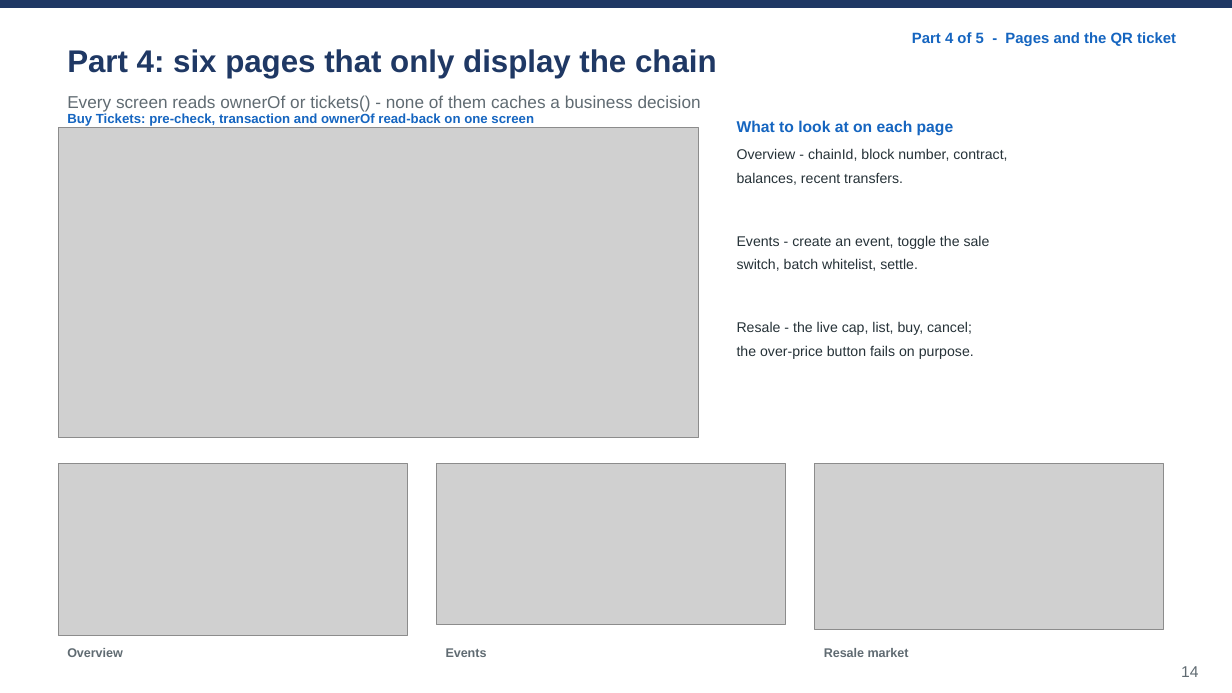
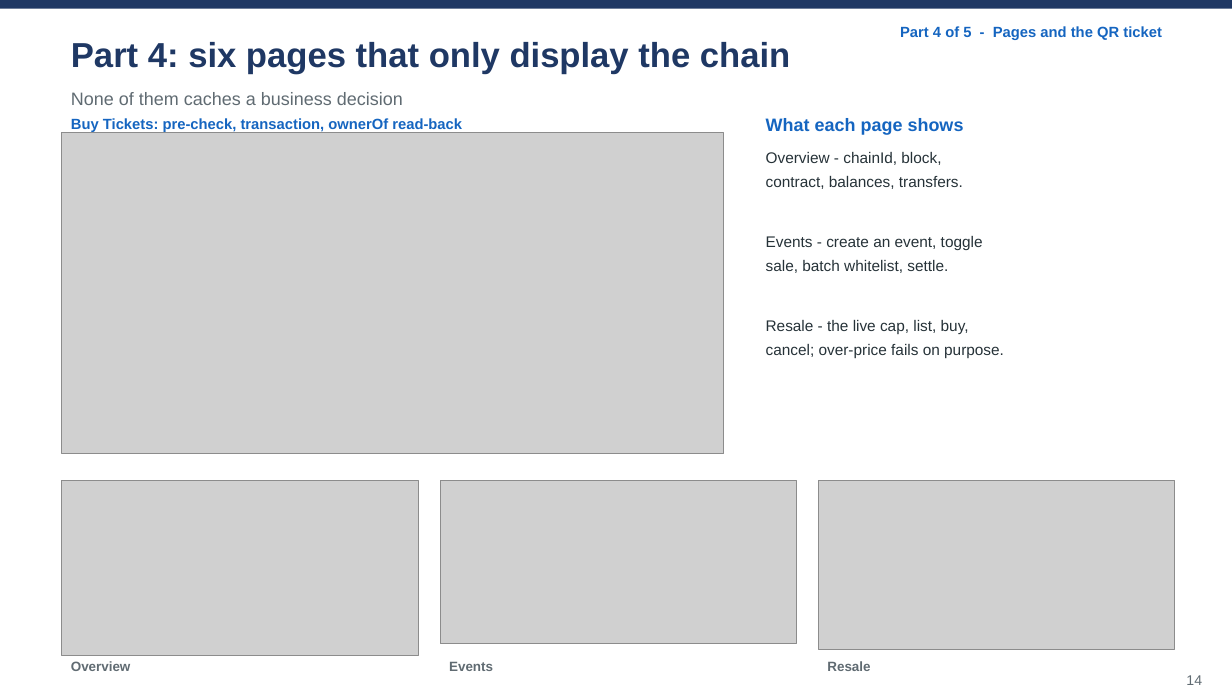
Before and after one commit to wangzai-dao/FTEC5520_AntiScalping, a slide deck: slide 14 of presentation/final_presentation.pptx. Drawn at 1232x693 pixels with LibreOffice and Linux fonts; fonts in the diff are those of the drawing; grey boxes stand for pictures. Boxes give left, top, right and bottom in pixels: in the first picture for what was removed or moved away, otherwise in the second. Text is boxed around its words. In the diff, an @@ line names an element or a change of style, - is before the commit and + after.

```diff
--- a/presentation/final_presentation.pptx
+++ b/presentation/final_presentation.pptx
@@ text "Part 4: six pages that ..." at [71,42,790,74]: size 24.4 to 27 pt; line spacing 1.25 to 1.15 @@
@@ text "Part 4 of 5 - ...": place and size @@
-text "Part 4 of 5 - ..." at [912,32,1176,46]
+text "Part 4 of 5 - ..." at [900,26,1162,40]
@@ text "Part 4 of 5 - ..." at [900,26,1162,40]: size 11.6 to 11.5 pt; line spacing 1.25 to 1.15 @@
@@ text at [71,118,462,132]: text changed; size 10.4 to 11.5 pt @@
-Buy Tickets: pre-check, transaction and ownerOf read-back on one screen
+Buy Tickets: pre-check, transaction, ownerOf read-back
@@ text at [71,92,403,105]: text changed; size 13.4 to 14 pt @@
-Every screen reads ownerOf or tickets() - none of them caches a business decision
+None of them caches a business decision
@@ text at [766,118,964,135]: text changed; size 12.2 to 14 pt @@
-What to look at on each page
+What each page shows
@@ picture: place and size @@
-picture at [58,128,699,438]
+picture at [62,133,725,454]
@@ text at [766,152,1004,358]: text changed; size 11 to 12 pt @@
-Overview - chainId, block number, contract,
-balances, recent transfers.
-Events - create an event, toggle the sale
-switch, batch whitelist, settle.
-Resale - the live cap, list, buy, cancel;
-the over-price button fails on purpose.
+Overview - chainId, block,
+contract, balances, transfers.
+Events - create an event, toggle
+sale, batch whitelist, settle.
+Resale - the live cap, list, buy,
+cancel; over-price fails on purpose.
@@ picture: place and size @@
-picture at [58,464,408,636]
+picture at [62,481,419,656]
@@ picture: place and size @@
-picture at [436,464,786,625]
+picture at [440,481,797,644]
@@ picture: place and size @@
-picture at [815,464,1165,629]
+picture at [819,481,1176,650]
@@ text "Overview": place and size @@
-text "Overview" at [67,648,123,657]
+text "Overview" at [71,661,131,671]
@@ text "Overview" at [71,661,131,671]: size 9.8 to 10.5 pt; line spacing 1.25 to 1.15 @@
@@ text "Events" at [449,662,493,671]: size 9.8 to 10.5 pt; line spacing 1.25 to 1.15 @@
@@ text "Events": place and size @@
-text "Events" at [446,648,487,657]
+text "Events" at [449,662,493,671]
@@ text at [827,661,870,671]: text changed; size 9.8 to 10.5 pt @@
-Resale market
+Resale
@@ text "14": place and size @@
-text "14" at [1181,666,1198,677]
+text "14" at [1186,675,1202,685]
@@ text "14" at [1186,675,1202,685]: size 12.2 to 11 pt; line spacing 1.25 to 1.15 @@
```
Also in this commit, not shown: 22 other slides changed, 1 other file.
